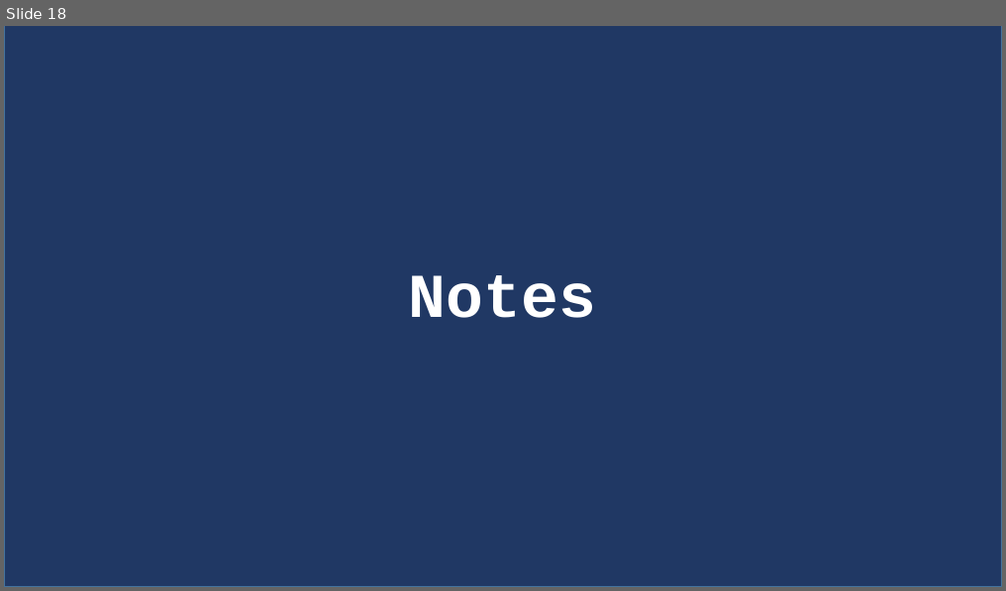
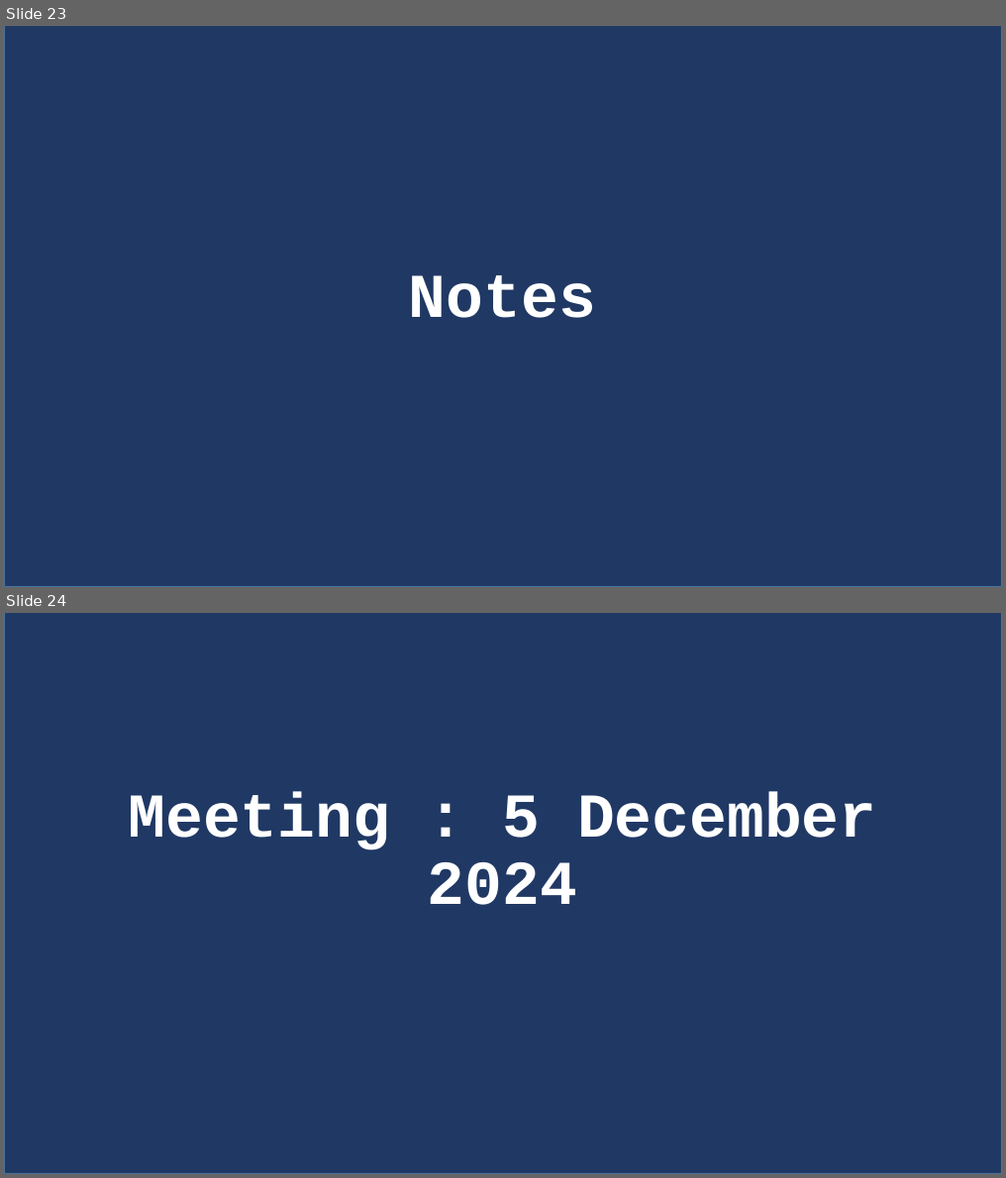
Before and after one commit to phylmath/HEP-Pheno-Project, a slide deck: Progress-Updates.pptx. Shown one above the other, each under a label of ours: slide 18 before the commit, slides 23 and 24 after it. The pictures are 1006x591 and 1006x1178 pixels, drawn with LibreOffice and Linux fonts; fonts in the diff are those of the drawing. Boxes give left, top, right and bottom in pixels: in the first picture for what was removed or moved away, otherwise in the second. Text is boxed around its words. In the diff, an @@ line names an element or a change of style, - is before the commit and + after.

```diff
--- a/Progress-Updates.pptx
+++ b/Progress-Updates.pptx
@@ slide 24 added at box(4, 613, 1002, 1174), background #FFFFFF @@
@@ rectangle added at box(4, 613, 1002, 1174), fill #203864, outline #43739E 1 pt @@
@@ text added at box(128, 793, 876, 905), 60 pt, text #FFFFFF, bold @@
+Meeting : 5 December 2024
@@ what was slide 18 is now slide 23 @@
```
Also in this commit, not shown: 3 slides changed, 5 other slides added.
